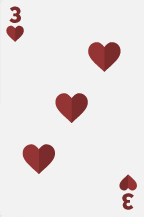
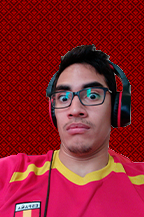
Layered file, before and after one edit (144 × 217). Changes by layer:
hid "Capa 35" over [0, 0, 144, 216]
hid "Capa 33" over [0, 0, 144, 216]
hid "Capa 32" over [0, 0, 144, 216]
hid "Capa 31" over [0, 0, 144, 217]
hid "Capa 30" over [0, 1, 144, 217]
hid "Capa 29" over [0, 0, 144, 216]
hid "Capa 28" over [0, 0, 144, 217]
hid "Capa 27" over [0, 0, 144, 217]
hid "Capa 26" over [0, 0, 144, 217]
hid "Capa 25" over [0, 0, 144, 216]
hid "Capa 24" over [0, 0, 144, 216]
hid "Capa 23" over [0, 0, 144, 216]
hid "Capa 22" over [0, 1, 144, 217]
hid "Capa 21" over [0, 0, 144, 216]
hid "Capa 20" over [0, 0, 144, 216]
hid "Capa 19" over [0, 0, 144, 217]
hid "Capa 18" over [0, 0, 144, 216]
hid "Capa 17" over [0, 0, 144, 217]
hid "Capa 16" over [0, 0, 144, 217]
hid "Capa 15" over [0, 0, 144, 216]
hid "Capa 9" over [0, 0, 144, 217]
hid "Capa 1" over [0, 0, 144, 217]
added layer "poker-casino-colores-rojo-oscuro-costura_152098-30" above "sonulkaster160500018" over [0, 0, 144, 217]
added layer "sonulkaster160500018" above "Capa 5" over [0, 0, 144, 217]
…and 13 more changes (1 added, 12 visibility)
